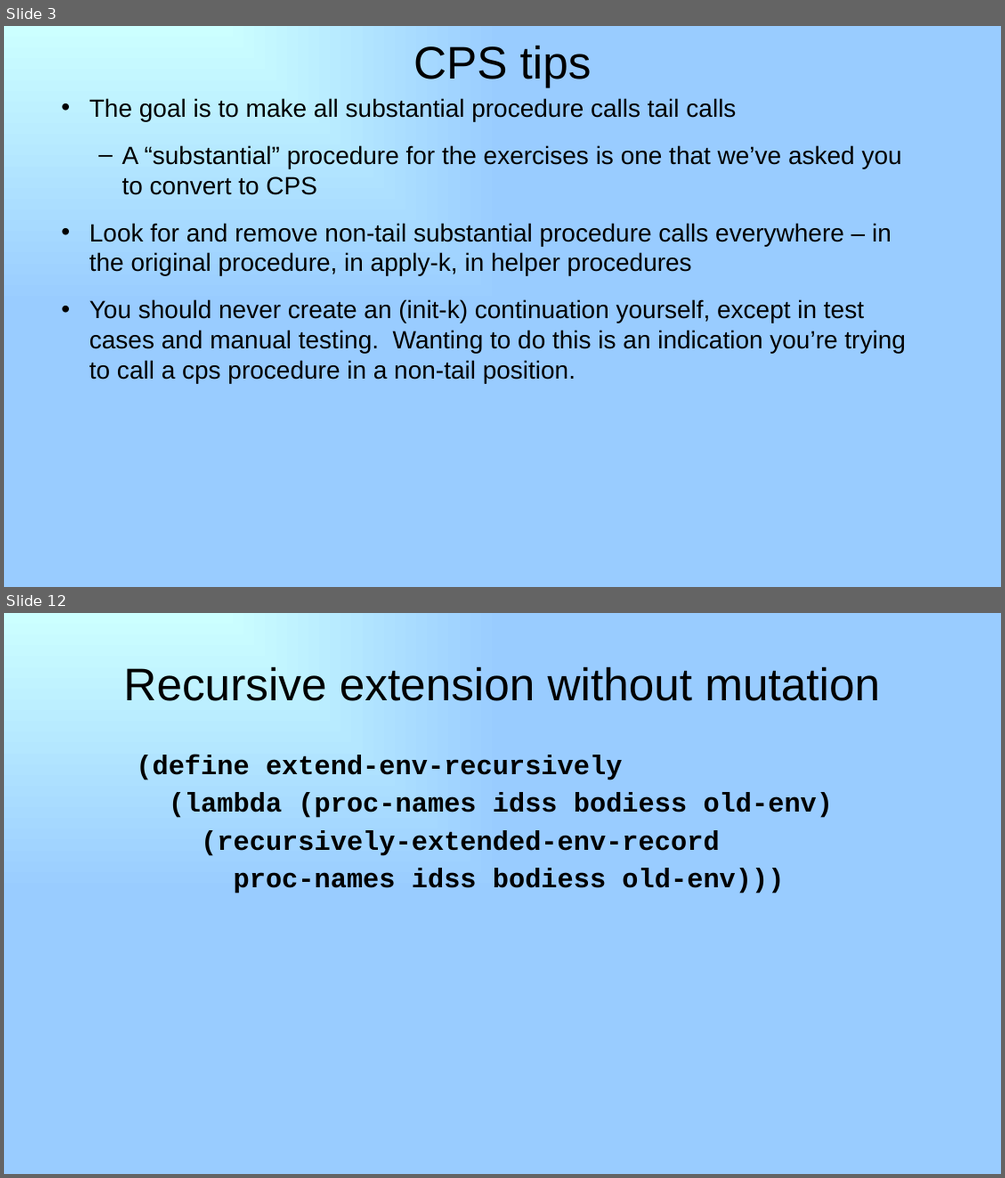
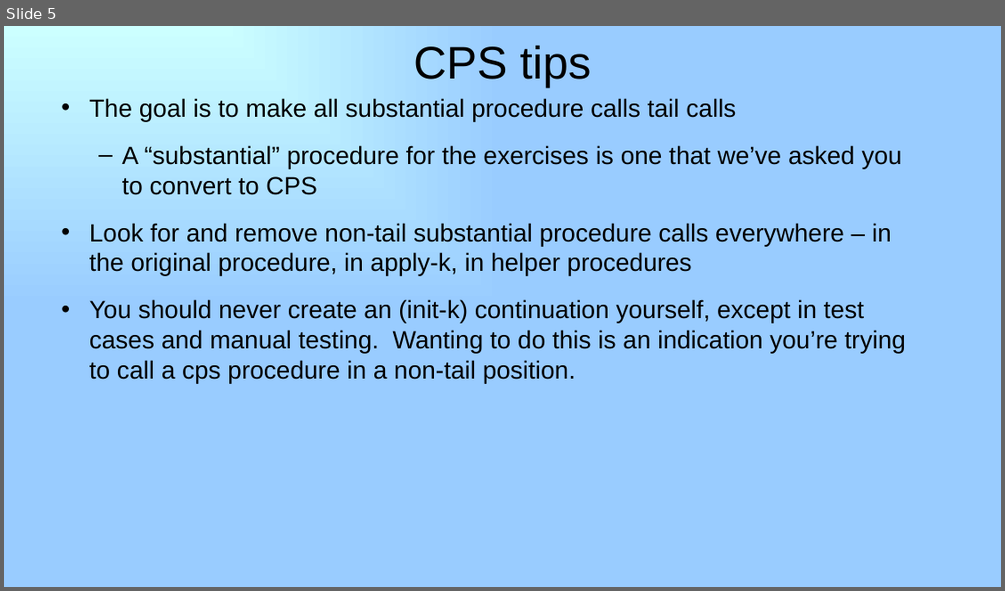
Before and after one commit to RHIT-CSSE/csse304, a slide deck: ClassMaterials/CPSMore2/25-letrec-In-Interpreter.pptx. Shown one above the other, each under a label of ours: slides 3 and 12 before the commit, slide 5 after it; the slides between them are not shown. The pictures are 1005x1178 and 1005x591 pixels, drawn with LibreOffice and Linux fonts; fonts in the diff are those of the drawing. Boxes give left, top, right and bottom in pixels: in the first picture for what was removed or moved away, otherwise in the second. Text is boxed around its words. In the diff, an @@ line names an element or a change of style, - is before the commit and + after.

```diff
--- a/ClassMaterials/CPSMore2/25-letrec-In-Interpreter.pptx
+++ b/ClassMaterials/CPSMore2/25-letrec-In-Interpreter.pptx
@@ slide 12 removed at [4, 613, 1001, 1174], background gradient #CCFFFF to #99CCFF @@
@@ title removed at [123, 666, 880, 701] @@
-Recursive extension without mutation
@@ text removed at [136, 755, 833, 893] @@
-(define extend-env-recursively
-(lambda (proc-names idss bodiess old-env)
-(recursively-extended-env-record
-proc-names idss bodiess old-env)))
@@ what was slide 3 is now slide 5 @@
```
Also in this commit, not shown: 2 slides added, 18 other slides removed, 5 other files.
